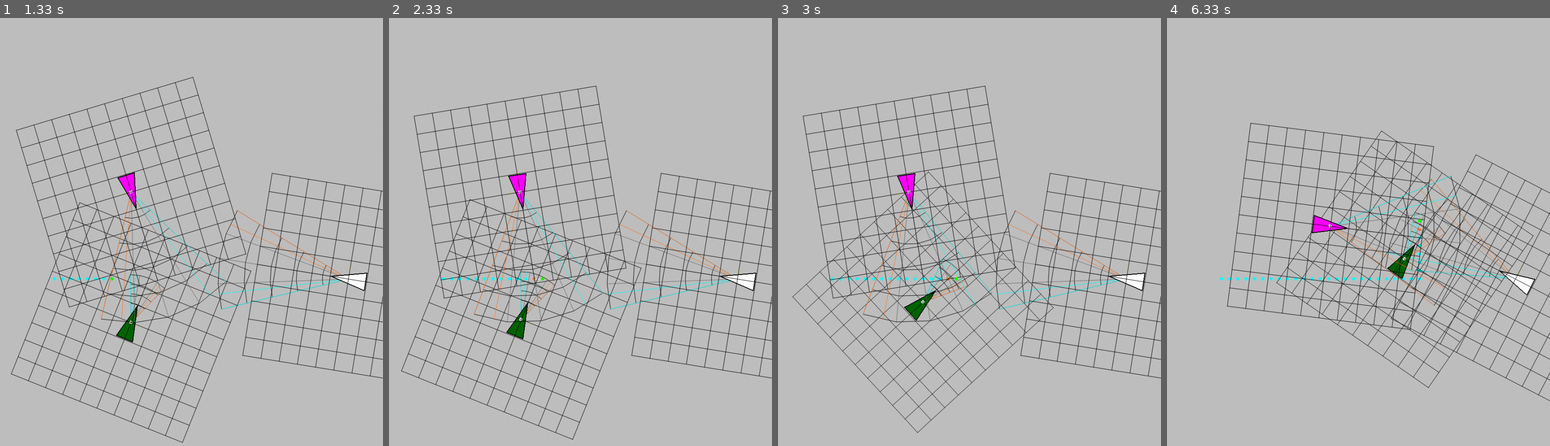
Above: before the commit, frames 1-4 (left to right).
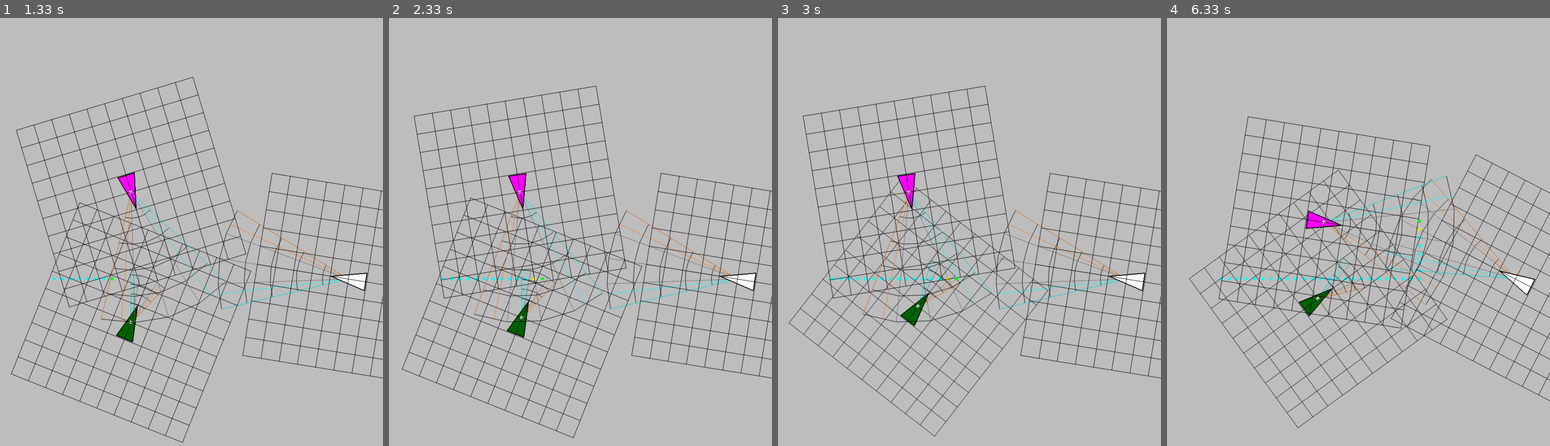
Above: after the commit, the same moments.

Repository: DoYouEvenStackSmash/active-target-coverage
Game: pygame game, started from src/SA-test.py
Same seed, same stepped clock (60 frames per second), same inputs: the game is played once before the commit and once after it.
Inputs:
- Up to frame 1 (1.33 s): no input
- Up to frame 2 (2.33 s): no input
- Up to frame 3 (3 s): no input
- Up to frame 4 (6.33 s): no input

Frame 1 is identical in both runs. In frame 2, 2.6% of the frame differs, in the area x 3-67%, y 41-99%; in frame 3, 4.0%; in frame 4, 9.4%, in the area x 5-96%, y 22-96%.

Commit message:
attempted to implement angular acceleration

Diff:
--- a/src/Environment.py
+++ b/src/Environment.py
@@ -61,7 +61,7 @@
         updates = {}
 
         for k in self.agents:
-            self.agents[k].heartbeat()
+            #self.agents[k].heartbeat()
             updates[k] = []
             for target in self.targets:
                 d = mfn.euclidean_dist(self.agents[k].get_origin(), target.get_origin())
--- a/src/ObjectTrack.py
+++ b/src/ObjectTrack.py
@@ -79,7 +79,7 @@
         detection.parent_track = self.track_id
 
         # set detection time
-        self.detection_idx.append(self.clock)
+        self.detection_idx.append(self.parent_agent.get_clock())
 
         if len(self.path):
             self.detection_time = (
@@ -87,6 +87,7 @@
             )
             self.avg_detection_time = self.detection_time / len(self.detection_idx)
             self.update_track_trajectory(detection)
+
         self.error_over_time.append(error)
         self.path.append(detection)
 
@@ -107,8 +108,14 @@
 
         if len(self.v) and distance != 0:
             self.delta_v.append(min(1.1, distance / self.v[-1]))
-        if len(self.delta_theta):
-            self.delta_theta.append(adjust_angle(theta - self.theta[-1]))
+        delta_theta = 0
+
+        int_theta = theta + 2*np.pi if theta < 0 else theta
+        last_theta = self.theta[-1] + 2 * np.pi if self.theta[-1] < 0 else self.theta[-1]
+        delta_theta = adjust_angle(int_theta - last_theta)
+
+        self.delta_theta.append(delta_theta)
+        print(self.delta_theta[-1])
 
         self.v.append(distance)
 
@@ -122,7 +129,7 @@
         """
         pass
 
-    def estimate_next_position(self):
+    def estimate_next_position(self, scale_factor=1):
         """
         Estimate position of next detection using trajectory components
         Returns a Detection
@@ -138,14 +145,16 @@
             scale_distance = self.delta_v[-1]
 
         # angular acceleration
-        angle_adjust = self.delta_theta[-1]
-
+        # angle_adjust = self.delta_theta[-1] * scale_factor
+
+        angle = self.theta[-1] + self.delta_theta[-1] * scale_factor
         # velocity
-        velocity = self.v[-1] * scale_distance
+
+        velocity = self.v[-1] * scale_distance * scale_factor
         pt = mfn.pol2car(
             last_pos.get_cartesian_coord(),
             velocity,
-            adjust_angle(self.theta[-1] + angle_adjust),
+            adjust_angle(angle),
         )
 
         # map cartesian coordinates to sensor coordinates
@@ -167,6 +176,8 @@
         Predict an intermediate position of the target using its
         movement characteristics, scaled by the average detection time
         """
+        scale_factor = min(1, (self.parent_agent.get_clock() - self.detection_idx[-1]) / self.avg_detection_time)
+        return self.estimate_next_position(scale_factor)
 
         pass
 
@@ -176,6 +187,8 @@
         using a combination of measurements and predictions
         """
         if len(self.path):
+            return self.predict_next_state()
+        else:
             return self.estimate_next_position()
         return None
         # pass
--- a/src/SensingAgent.py
+++ b/src/SensingAgent.py
@@ -81,6 +81,11 @@
         self.sensors = sensors if sensors is not None else []
         self.ALLOW_ROTATION = rotation_flag
         self.ALLOW_TRANSLATION = translation_flag
+
+    def get_clock(self):
+        """accessor for clock"""
+
+        return self.exoskeleton.time_stamp
 
     def tracker_query(self):
         """
--- a/src/StreamingObjectTrackManager.py
+++ b/src/StreamingObjectTrackManager.py
@@ -39,7 +39,7 @@
 class ObjectTrackManager:
     constants = {
         "avg_tolerance": 10,
-        "track_lifespan": 2,
+        "track_lifespan": 1,
         "default_avg_dist": 10,
         "radial_exclusion": 150,
     }
--- a/src/test-multitrack.py
+++ b/src/test-multitrack.py
@@ -154,6 +154,8 @@
 
             r, tr = sensing_agent.tracker_query()
             sensing_agent.reposition(r, tr)
+            sensing_agent.heartbeat()
+
             curr_pt, pred_pt = (), ()
             arr = sensing_agent.estimate_next_detection()
             if len(arr):
@@ -165,15 +167,16 @@
                 pafn.frame_draw_dot(screen, curr_pt, pafn.colors["tangerine"])
                 pafn.frame_draw_dot(screen, pred_pt, pafn.colors["yellow"])
                 pafn.frame_draw_line(screen, (curr_pt, pred_pt), pafn.colors["white"])
+                pred_pts.append(pred_pt)
             draw_sensing_agent(screen, environment.agents[k])
         for ep in est_pts:
             pafn.frame_draw_dot(screen, ep, pafn.colors["tangerine"])
         for prpt in pred_pts:
             pafn.frame_draw_dot(screen, prpt, pafn.colors["cyan"])
-        if i < 4 or not i % 11:
+        if i < 4 or not i % 1:
             for j, t in enumerate(environment.targets):
                 t.origin = paths[j][i]
-                pred_pts.append(paths[j][i])
+                # pred_pts.append(paths[j][i])
 
             environment.visible_targets()
         pygame.display.update()
--- a/src/tracker-tests.py
+++ b/src/tracker-tests.py
@@ -137,8 +137,8 @@
         p = path[i]
         pafn.clear_frame(screen)
 
-        for j in path[:i]:
-            pafn.frame_draw_dot(screen, j, pafn.colors["magenta"])
+        # for j in path[:i]:
+        #     pafn.frame_draw_dot(screen, j, pafn.colors["magenta"])
         # pygame.display.update()
         for k in environment.agents:
             sensing_agent = environment.agents[k]
@@ -153,11 +153,14 @@
                 pafn.frame_draw_dot(screen, curr_pt, pafn.colors["tangerine"])
                 pafn.frame_draw_dot(screen, pred_pt, pafn.colors["yellow"])
                 pafn.frame_draw_line(screen, (curr_pt, pred_pt), pafn.colors["white"])
+                curr_pts.append(curr_pt)
+                pred_pts.append(pred_pt)
             for i in range(len(pred_pts)):
                 draw_prediction_vec(screen, curr_pts[i], pred_pts[i])
                 # pygame.display.update()
             # if i % 2:
             #   est = sensing_agent.obj_tracker.add_predictions()
+            sensing_agent.heartbeat()
             r, tr = sensing_agent.tracker_query()
             sensing_agent.reposition(r, tr)
 
@@ -168,7 +171,7 @@
             t.origin = p
             pafn.frame_draw_dot(screen, t.origin, pafn.colors["green"])
         pygame.display.update()
-        if True or i < 2 or not i % 7:
+        if i < 4 or not i % 7:
             for t in environment.targets:
                 # t.origin = p
                 pafn.frame_draw_dot(screen, t.origin, pafn.colors["cyan"])
